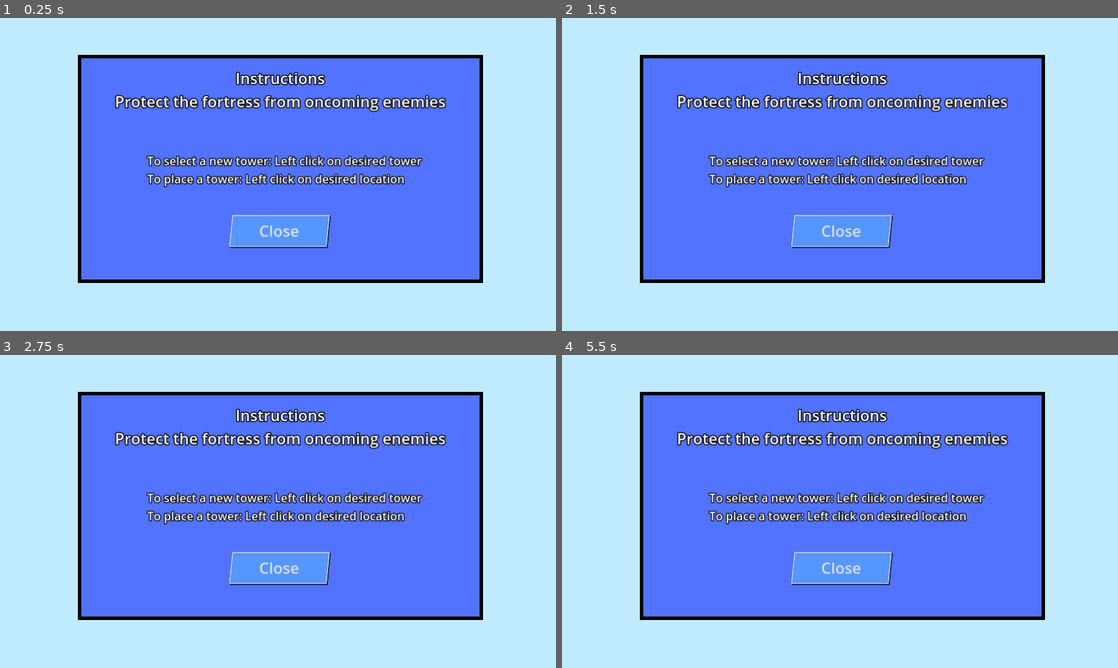
Above: before the commit, frames 1-4 (two rows, left to right).
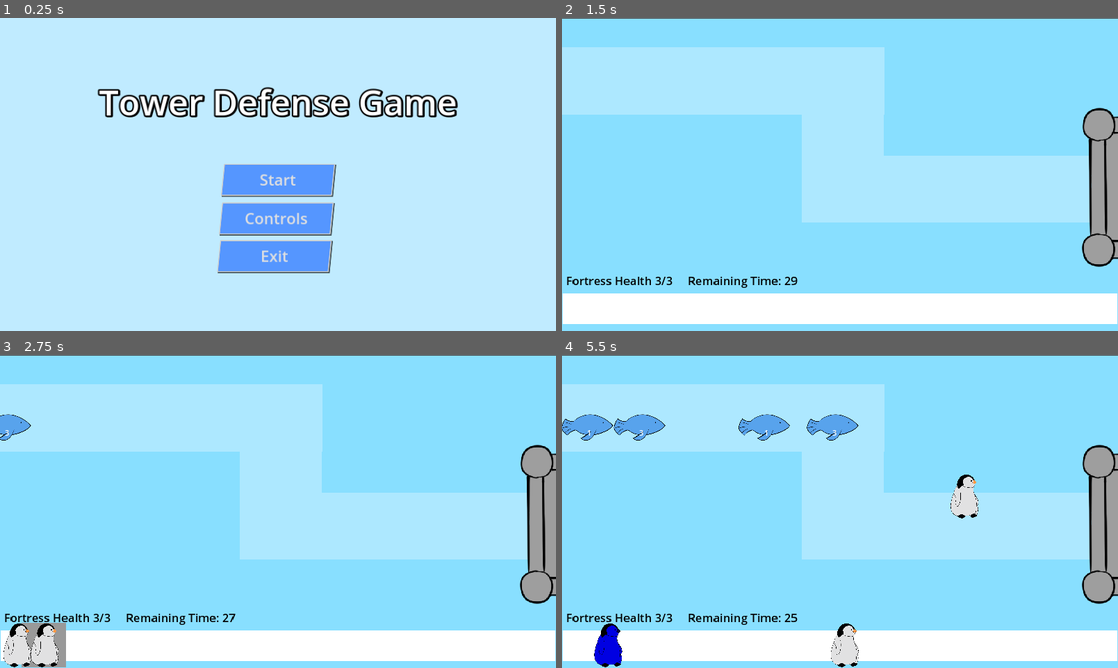
Above: after the commit, the same moments.

Repository: TraighScott/PenguinDefense
Game: Godot game, scene res://menus/main_menu.tscn
The game is run twice, just before and just after one commit, with the same random seed, the same clock (stepped at 60 frames per second) and the same inputs.
Inputs (mouse positions are in pixels of both pictures, inside the frame that each line leads up to):
- Up to frame 1 (0.25 s): no input
- Up to frame 2 (1.5 s): click "Start" at 0.5 s; click (840, 180) at 1.25 s, where only the run before the commit has a clickable "Start"
- Up to frame 3 (2.75 s): click (44, 646) at 2.02 s
- Up to frame 4 (5.5 s): click (606, 646) at 2.77 s; click (840, 517) at 3.5 s, where only the run before the commit has a clickable "Start"; click (840, 517) at 4.27 s; move the mouse to (962, 495) at 5.02 s

The runs differ from the first frame. In frame 1, 52% of the frame differs, in the area x 14-87%, y 11-85%; in frame 2, 94%; in frame 3, 94%; in frame 4, 95%, in the area x 0-100%, y 0-100%.

Commit message:
Polish Features

Diff:
--- a/project/menus/main_menu.tscn
+++ b/project/menus/main_menu.tscn
@@ -63,6 +63,7 @@
 label_settings = SubResource("LabelSettings_wayrf")
 
 [node name="ControlsBorder" type="ColorRect" parent="."]
+visible = false
 offset_left = 161.0
 offset_top = 76.0
 offset_right = 1001.0
--- a/project/world/world.tscn
+++ b/project/world/world.tscn
@@ -89,18 +89,18 @@
 position = Vector2(2, 601)
 
 [node name="FortressHealth" type="Label" parent="."]
-offset_left = 291.0
-offset_top = 591.0
-offset_right = 518.0
-offset_bottom = 625.0
+offset_left = 8.0
+offset_top = 525.0
+offset_right = 235.0
+offset_bottom = 559.0
 text = "Fortress Health 3/3"
 label_settings = SubResource("LabelSettings_jv7dl")
 
 [node name="RemainingTime" type="Label" parent="."]
-offset_left = 544.0
-offset_top = 591.0
-offset_right = 641.0
-offset_bottom = 625.0
+offset_left = 261.0
+offset_top = 525.0
+offset_right = 488.0
+offset_bottom = 559.0
 text = "Remaining Time: 30"
 label_settings = SubResource("LabelSettings_vqd1q")
 
